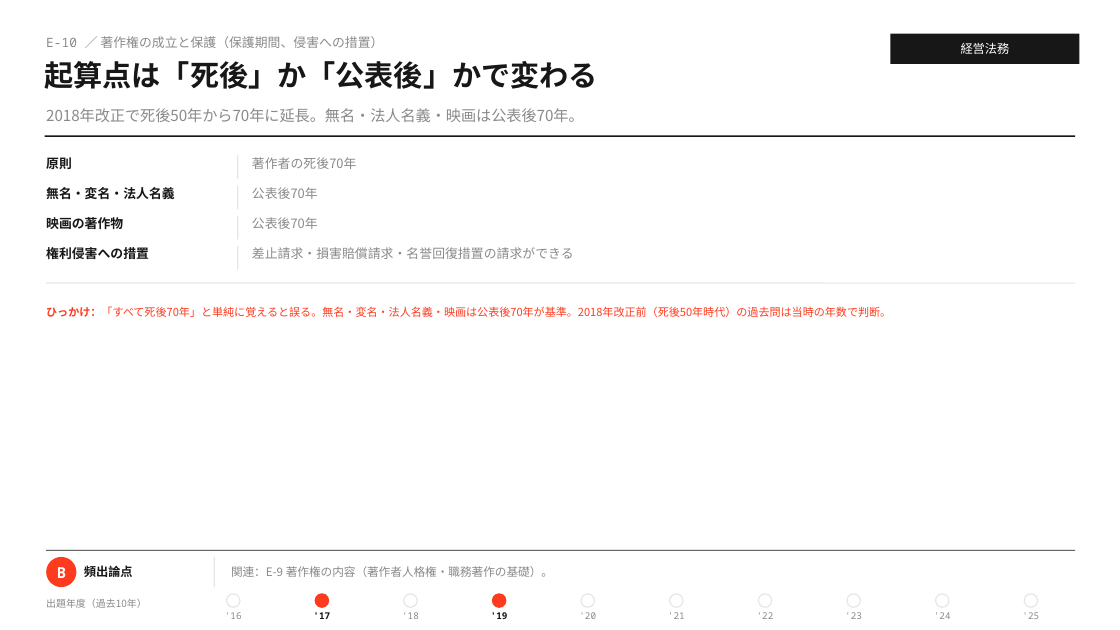
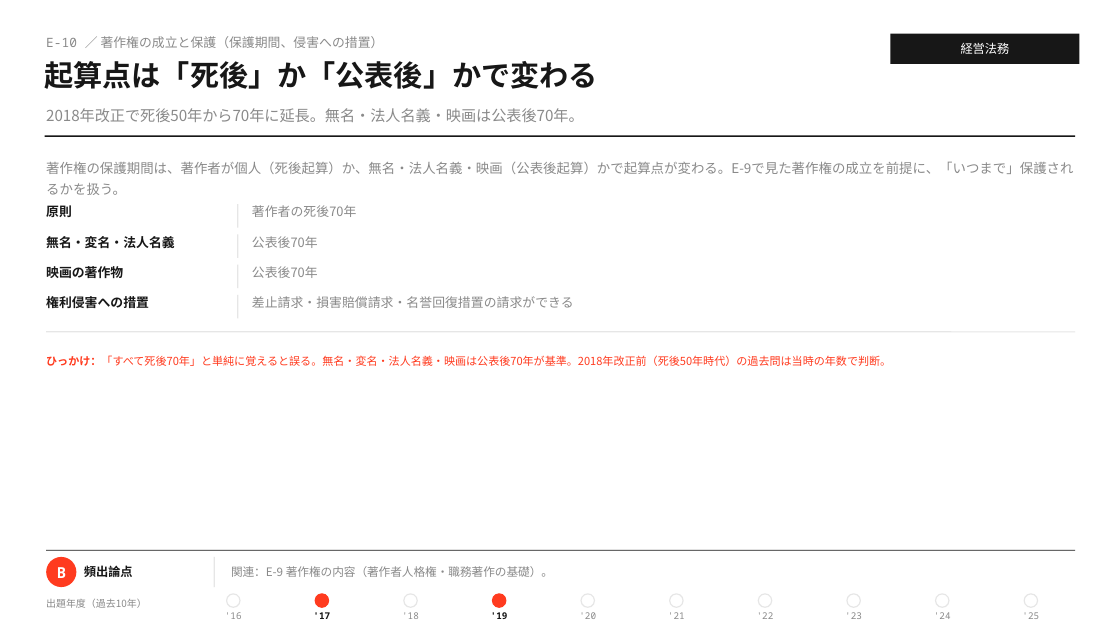
Before and after one commit to MasatoshiSano/SMEC, a slide deck: slide 19 of slides/1st_stage/E_business_law.pptx. Drawn at 1120x630 pixels with LibreOffice and Linux fonts; fonts in the diff are those of the drawing. Boxes give left, top, right and bottom in pixels: in the first picture for what was removed or moved away, otherwise in the second. Text is boxed around its words. In the diff, an @@ line names an element or a change of style, - is before the commit and + after.

```diff
--- a/slides/1st_stage/E_business_law.pptx
+++ b/slides/1st_stage/E_business_law.pptx
@@ text added at [46,161,1073,195], 11.5 pt, text #8A8A8A @@
+著作権の保護期間は、著作者が個人（死後起算）か、無名・法人名義・映画（公表後起算）かで起算点が変わる。E-9で見た著作権の成立を前提に、「いつまで」保護されるかを扱う。
@@ line moved from (238, 216) - (238, 239) to (238, 204) - (238, 228) @@
@@ line moved from (238, 246) - (238, 270) to (238, 234) - (238, 258) @@
@@ text "公表後70年": place and size @@
-text "公表後70年" at [252,217,318,229]
+text "公表後70年" at [252,236,318,248]
@@ line moved from (238, 186) - (238, 209) to (238, 265) - (238, 288) @@
@@ text "公表後70年": place and size @@
-text "公表後70年" at [252,187,318,199]
+text "公表後70年" at [252,266,318,278]
@@ line moved from (238, 155) - (238, 179) to (238, 295) - (238, 318) @@
@@ 7 texts, 1 line: place and size @@
-7 texts, 1 line at [46,157,1075,317]
+7 texts, 1 line at [46,205,1075,366]
```
Also in this commit, not shown: 26 other slides changed, 2 other files.
